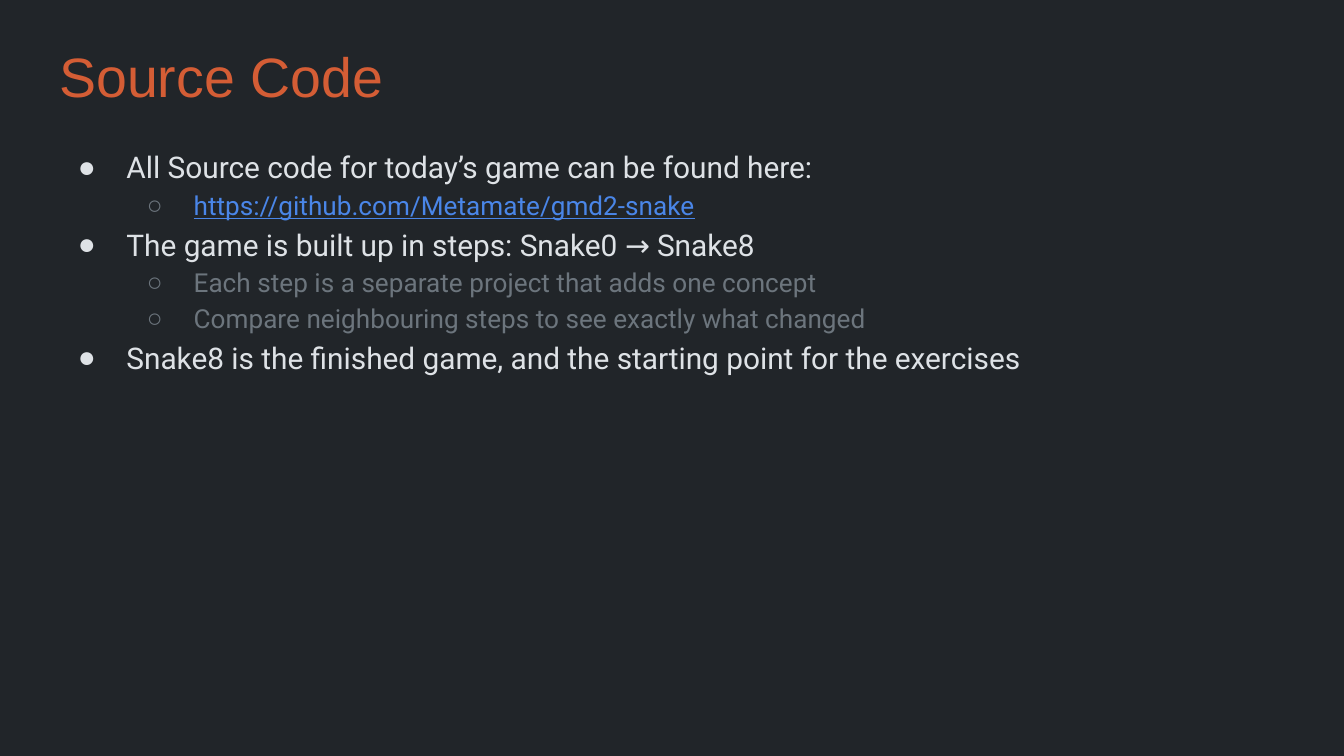
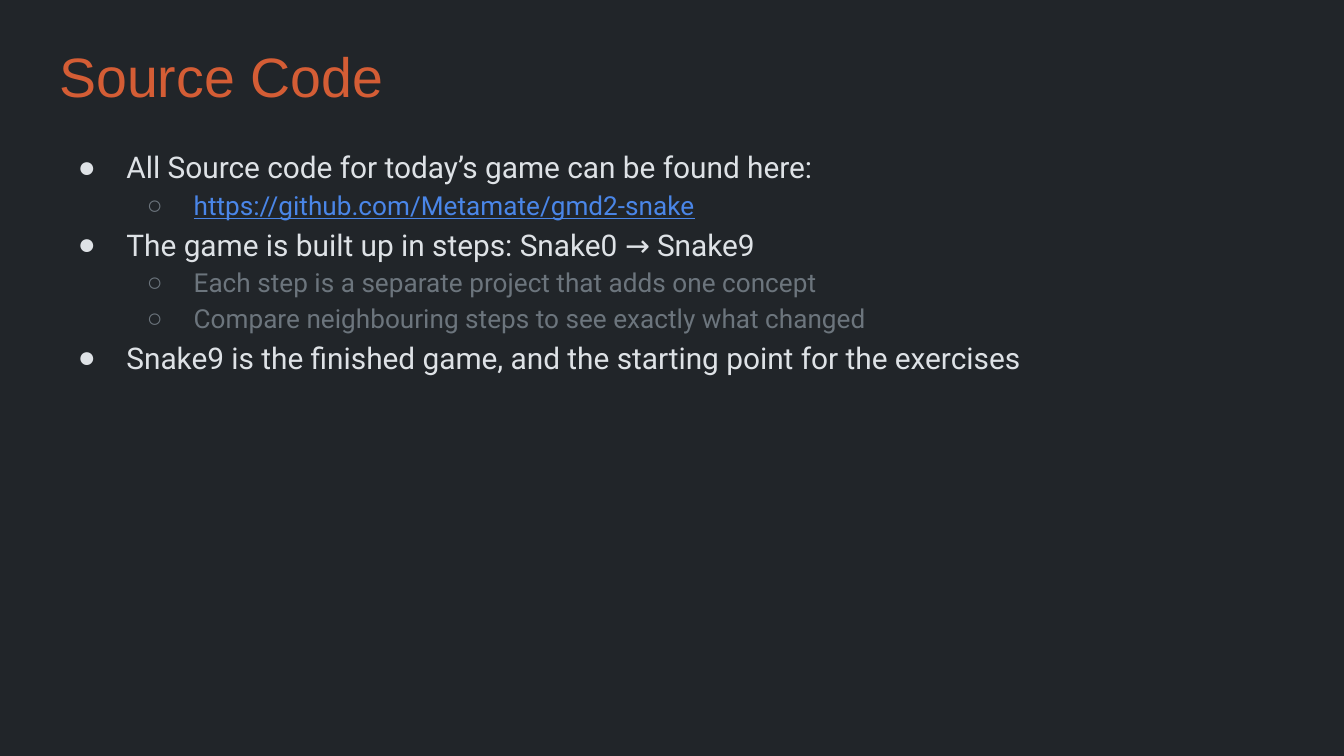
Before and after one commit to Metamate/gar, a slide deck: slide 4 of slides/03 Snake.pptx. Drawn at 1344x756 pixels with LibreOffice and Linux fonts; fonts in the diff are those of the drawing. Boxes give left, top, right and bottom in pixels: in the first picture for what was removed or moved away, otherwise in the second. Text is boxed around its words. In the diff, an @@ line names an element or a change of style, - is before the commit and + after.

```diff
--- a/slides/03 Snake.pptx
+++ b/slides/03 Snake.pptx
@@ text at box(126, 233, 755, 262): text changed @@
-● The game is built up in steps: Snake0 → Snake8
+● The game is built up in steps: Snake0 → Snake9
@@ text at box(126, 346, 1020, 375): text changed @@
-● Snake8 is the finished game, and the starting point for the exercises
+● Snake9 is the finished game, and the starting point for the exercises
```
Also in this commit, not shown: 9 other slides changed, 4 slides added, 11 slides removed, 2 other files.
